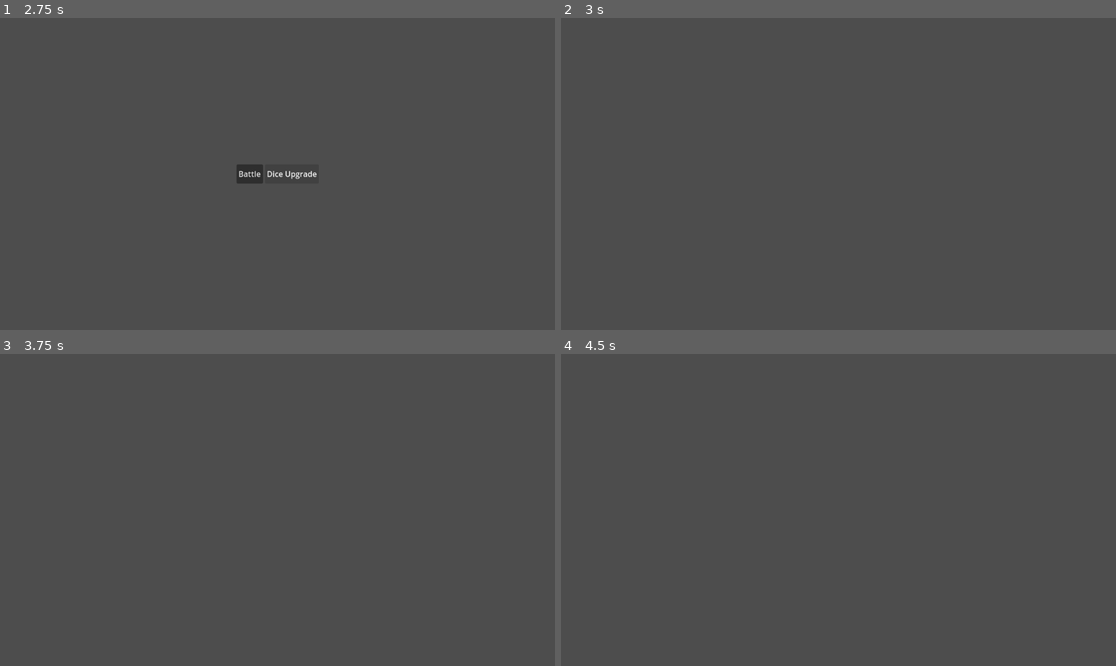
Above: before the commit, frames 1-4 (two rows, left to right).
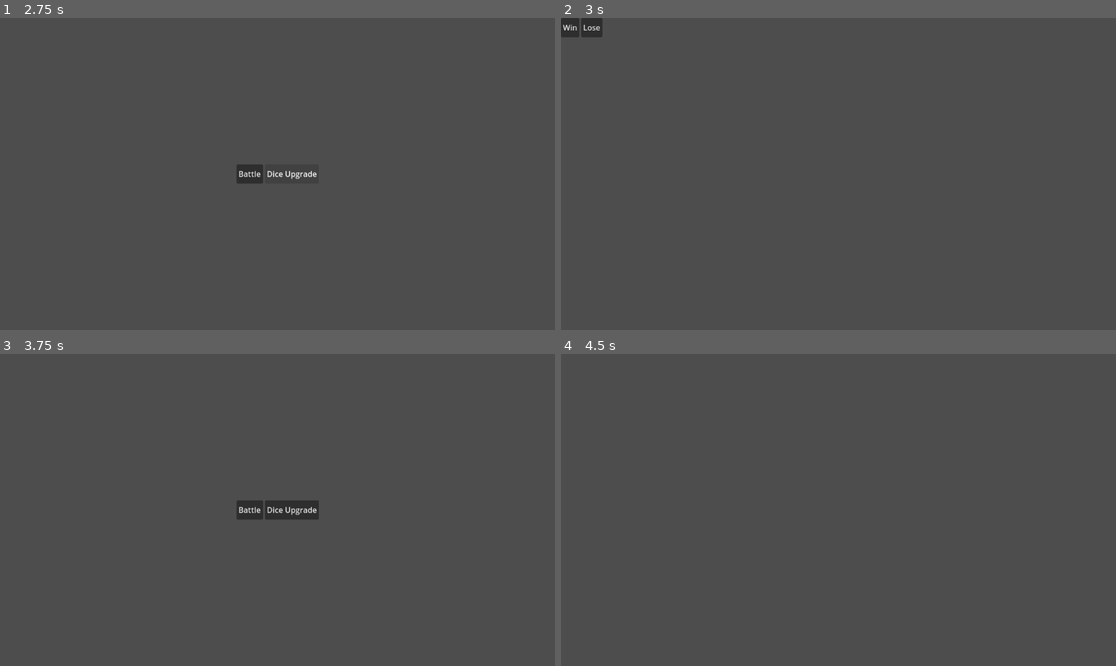
Above: after the commit, the same moments.

Repository: lams3/dice-building
Game: Godot game, scene res://Scenes/GameFlow/MainMenu.tscn
Two runs of this game, one before a commit and one after it. Both use one fixed random seed, a clock stepped at 60 frames per second and the inputs below. The engine's default icon, where the game draws it, is replaced by a stand-in: a white triangle on a blue panel in a dark square.
Inputs (mouse positions are in pixels of both pictures, inside the frame that each line leads up to):
- Up to frame 1 (2.75 s): click "Leaderboard" at 0.5 s; click (38, 58) at 1.25 s; click "New Game" at 2 s
- Up to frame 2 (3 s): click "Battle" at 2.75 s
- Up to frame 3 (3.75 s): click (11, 363) at 3.5 s, where only the run after the commit has a clickable "Win"
- Up to frame 4 (4.5 s): click (855, 510) at 4.25 s, where only the run after the commit has a clickable "Dice Upgrade"

Frame 1 is identical in both runs. In frame 2, 0.4% of the frame differs, in the area x 0-8%, y 0-7%; in frame 3, 0.8%, in the area x 42-58%, y 46-54%; in frame 4, nothing differs.

Commit message:
Add mock for battle

Diff:
--- a/Scenes/GameFlow/Encounters/Battle.tscn
+++ b/Scenes/GameFlow/Encounters/Battle.tscn
@@ -1,4 +1,6 @@
-[gd_scene format=3 uid="uid://cabtf00u61y3l"]
+[gd_scene load_steps=2 format=3 uid="uid://cabtf00u61y3l"]
+
+[ext_resource type="Script" path="res://Scripts/View/battle.gd" id="1_7cm6u"]
 
 [node name="Battle" type="Control"]
 layout_mode = 3
@@ -7,3 +9,20 @@
 anchor_bottom = 1.0
 grow_horizontal = 2
 grow_vertical = 2
+script = ExtResource("1_7cm6u")
+
+[node name="HBoxContainer" type="HBoxContainer" parent="."]
+layout_mode = 0
+offset_right = 40.0
+offset_bottom = 40.0
+
+[node name="WinButton" type="Button" parent="HBoxContainer"]
+layout_mode = 2
+text = "Win"
+
+[node name="LoseButton" type="Button" parent="HBoxContainer"]
+layout_mode = 2
+text = "Lose"
+
+[connection signal="pressed" from="HBoxContainer/WinButton" to="." method="trigger_win"]
+[connection signal="pressed" from="HBoxContainer/LoseButton" to="." method="trigger_lose"]
--- a/Scenes/GameFlow/Prefabs/SceneManager.tscn
+++ b/Scenes/GameFlow/Prefabs/SceneManager.tscn
@@ -6,6 +6,7 @@
 [ext_resource type="PackedScene" uid="uid://cyfnuabjjl2o6" path="res://Scenes/GameFlow/Leaderboard.tscn" id="4_14vga"]
 [ext_resource type="PackedScene" uid="uid://cabtf00u61y3l" path="res://Scenes/GameFlow/Encounters/Battle.tscn" id="5_p0ai2"]
 [ext_resource type="PackedScene" uid="uid://rh3xtfl42nxv" path="res://Scenes/GameFlow/Encounters/DiceUpgrade.tscn" id="6_mxfr8"]
+[ext_resource type="PackedScene" uid="uid://cggu77qqmol55" path="res://Scenes/GameFlow/GameOver.tscn" id="7_2yfih"]
 
 [node name="SceneManager" type="Node"]
 script = ExtResource("1_wjjch")
@@ -14,3 +15,4 @@
 leaderboard_scene = ExtResource("4_14vga")
 battle_scene = ExtResource("5_p0ai2")
 dice_upgrade_scene = ExtResource("6_mxfr8")
+game_over_scene = ExtResource("7_2yfih")
--- a/Scripts/GameManagers/scene_manager.gd
+++ b/Scripts/GameManagers/scene_manager.gd
@@ -5,13 +5,15 @@
 @export var leaderboard_scene : PackedScene
 @export var battle_scene : PackedScene
 @export var dice_upgrade_scene : PackedScene
+@export var game_over_scene : PackedScene
 
 enum Scene {
 	MainMenu,
 	PathSelection,
 	Leaderboard,
 	Battle,
-	DiceUpgrade
+	DiceUpgrade,
+	GameOver
 }
 
 func transition_to_scene(scene: Scene) -> void:
@@ -20,6 +22,7 @@
 		Scene.PathSelection: path_selection_scene,
 		Scene.Leaderboard: leaderboard_scene,
 		Scene.Battle: battle_scene,
-		Scene.DiceUpgrade: dice_upgrade_scene
+		Scene.DiceUpgrade: dice_upgrade_scene,
+		Scene.GameOver: game_over_scene
 	}
 	get_tree().change_scene_to_packed(tag_to_packed[scene])
--- /dev/null
+++ b/Scripts/View/battle.gd
@@ -0,0 +1,9 @@
+#TODO: Completely mocked for now
+
+extends Node
+
+func trigger_win():
+	SceneManager.transition_to_scene(SceneManager.Scene.PathSelection)
+
+func trigger_lose():
+	SceneManager.transition_to_scene(SceneManager.Scene.GameOver)
Not shown: 1 places in Scenes/GameFlow/Prefabs/SceneManager.tscn that only renumber resources
